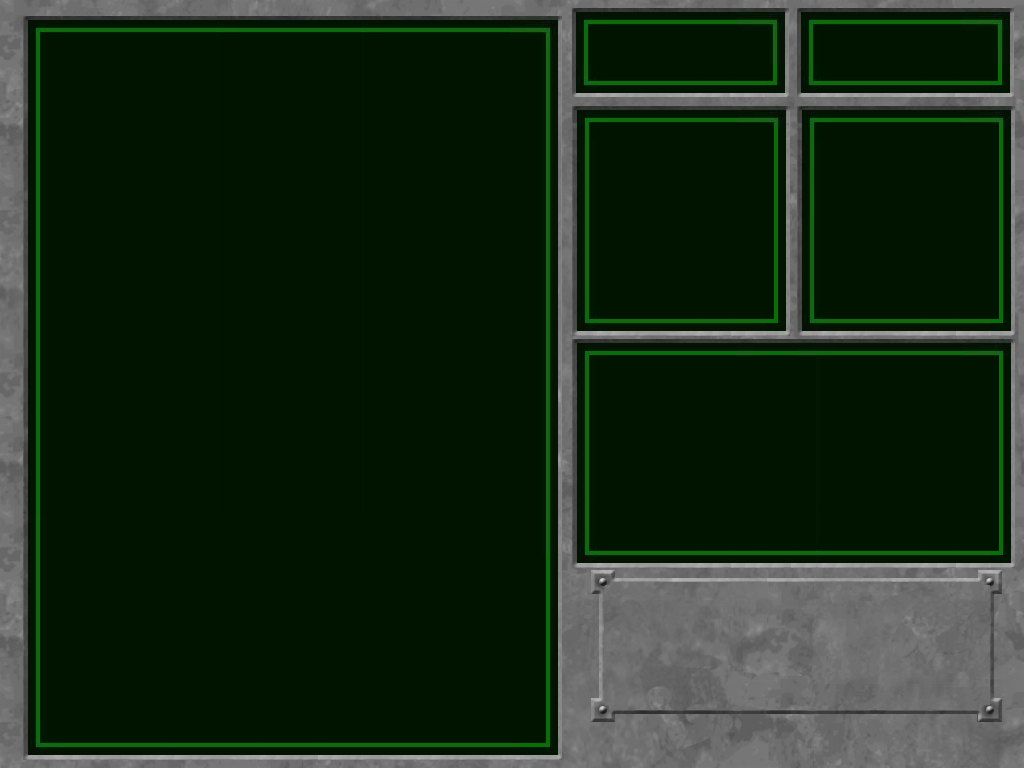
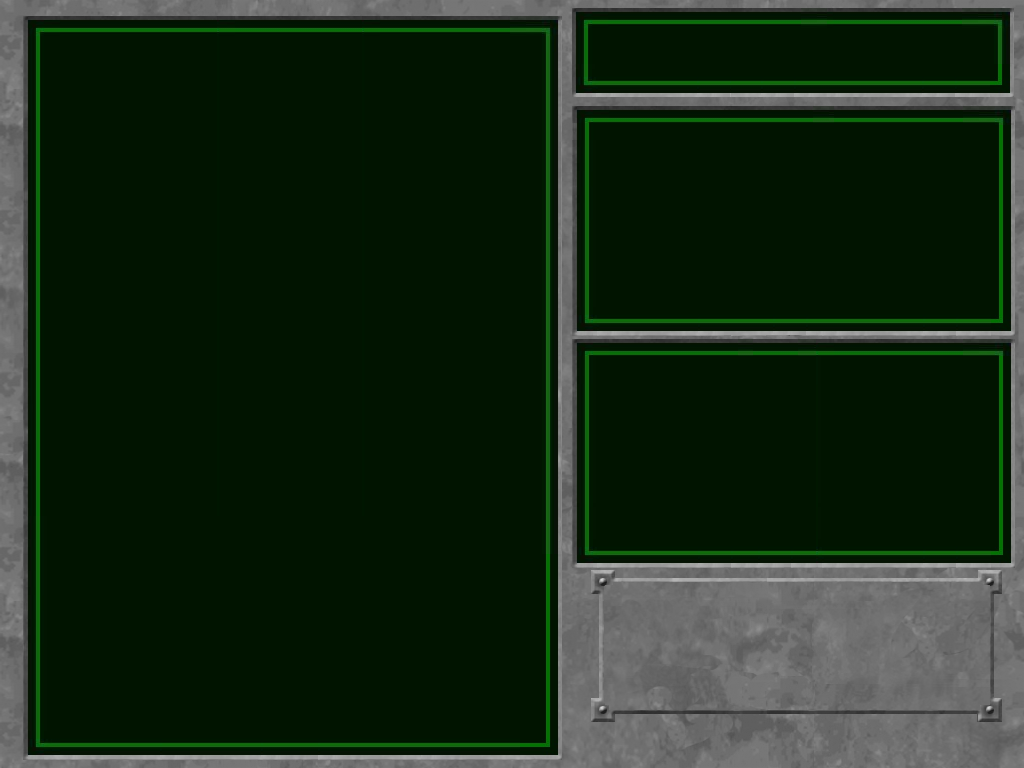
Comparing the layer stacks of the two 1024x768 images. Changes:
added layer "Eingefügte Ebene#4" above "Eingefügte Ebene#3" over left=724, top=106, right=834, bottom=335
added layer "Eingefügte Ebene#3" above "Eingefügte Ebene#1" over left=731, top=8, right=827, bottom=97
